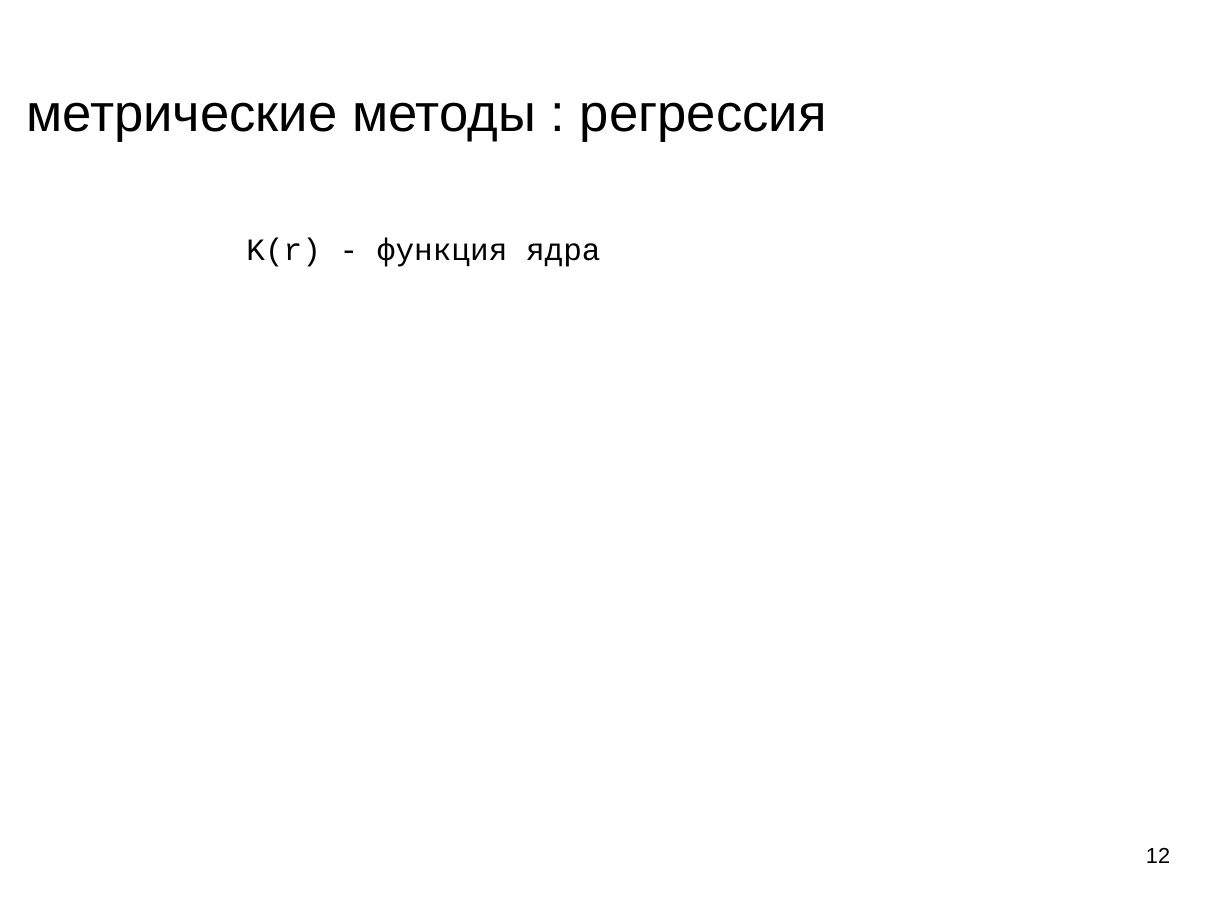
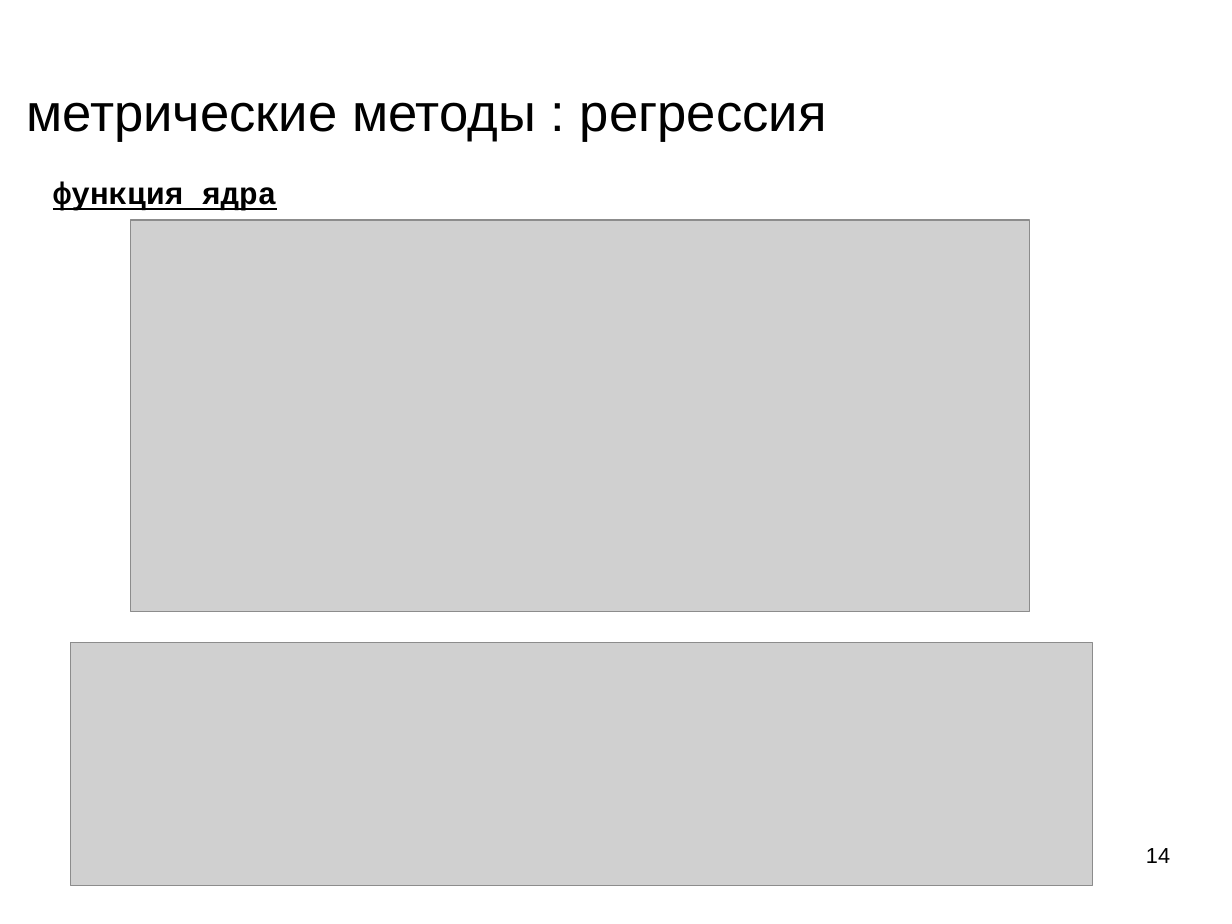
Before and after one commit to mechanoid5/ml_lectorium_legacy, a slide deck: slide 14 of 05-regression-metric.odp (slide 12 before the commit). Drawn at 1232x924 pixels with LibreOffice and Linux fonts; fonts in the diff are those of the drawing; grey boxes stand for pictures; background and template pictures are left out. Boxes give left, top, right and bottom in pixels: in the first picture for what was removed or moved away, otherwise in the second. Text is boxed around its words. In the diff, an @@ line names an element or a change of style, - is before the commit and + after.

```diff
--- a/05-regression-metric.odp
+++ b/05-regression-metric.odp
@@ subtitle at [53,181,277,211]: text changed; bold on @@
-K(r) - функция ядра
+функция ядра
@@ picture added at [131,220,1030,613] @@
@@ picture added at [70,643,1093,887] @@
@@ page number at [1146,848,1170,863]: text changed @@
-12
+14
```
Also in this commit, not shown: 5 other slides changed, 7 slides added, 1 slide removed.
